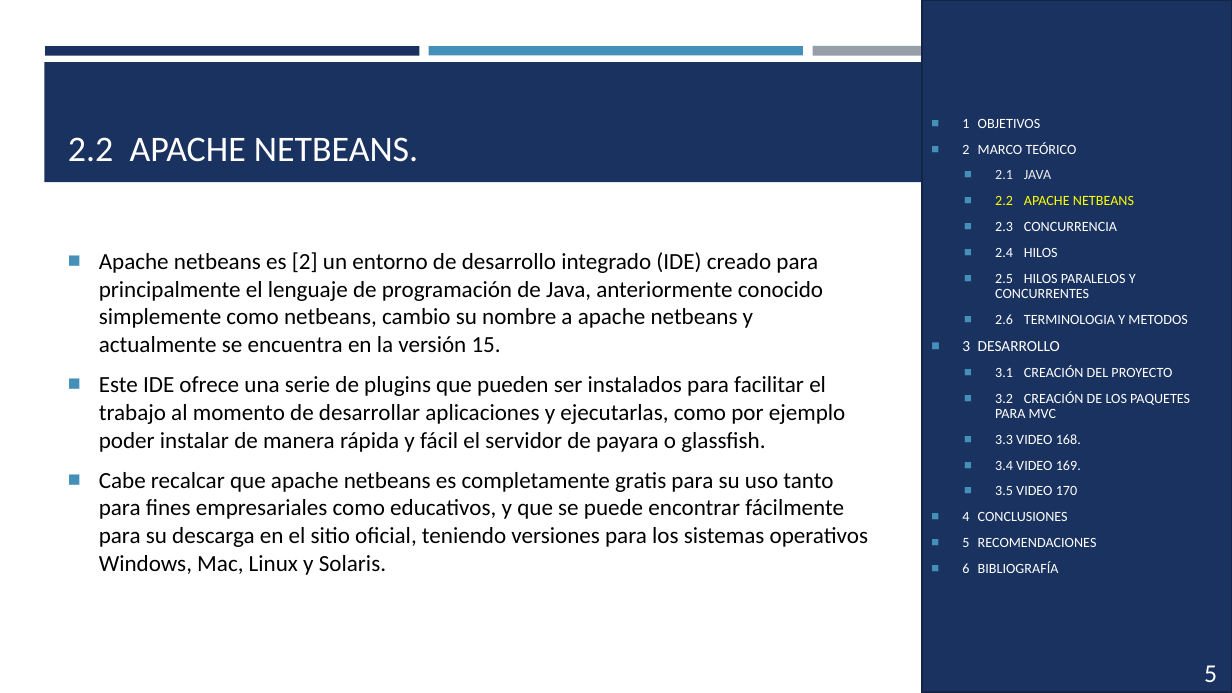
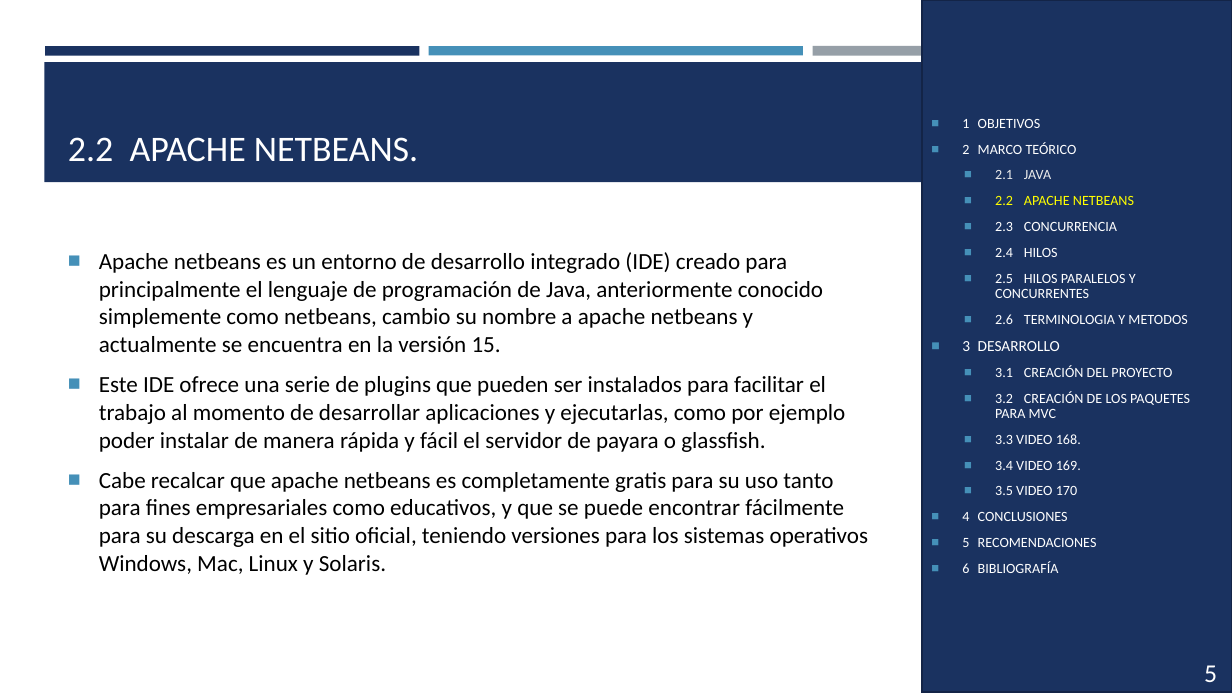
Before and after one commit to andrespallango/Aplicaciones_Distribuidas_Java_DotNET, a slide deck: slide 5 of HilosJava_Grupo2/DOCUMENTACION/HilosJava_168_169_170_Grupo2.pptx. Drawn at 1232x693 pixels with LibreOffice and Linux fonts; fonts in the diff are those of the drawing. Boxes give left, top, right and bottom in pixels: in the first picture for what was removed or moved away, otherwise in the second. Text is boxed around its words. In the diff, an @@ line names an element or a change of style, - is before the commit and + after.

```diff
--- a/HilosJava_Grupo2/DOCUMENTACION/HilosJava_168_169_170_Grupo2.pptx
+++ b/HilosJava_Grupo2/DOCUMENTACION/HilosJava_168_169_170_Grupo2.pptx
@@ text at (x1=99, y1=252, x2=823, y2=352): text changed @@
-■ Apache netbeans es [2] un entorno de desarrollo integrado (IDE) creado para principalmente el lenguaje de programación de Java, anteriormente conocido simplemente como netbeans, cambio su nombre a apache netbeans y actualmente se encuentra en la versión 15.
+■ Apache netbeans es un entorno de desarrollo integrado (IDE) creado para principalmente el lenguaje de programación de Java, anteriormente conocido simplemente como netbeans, cambio su nombre a apache netbeans y actualmente se encuentra en la versión 15.
```
Also in this commit, not shown: 17 other slides changed, 1 other file.
